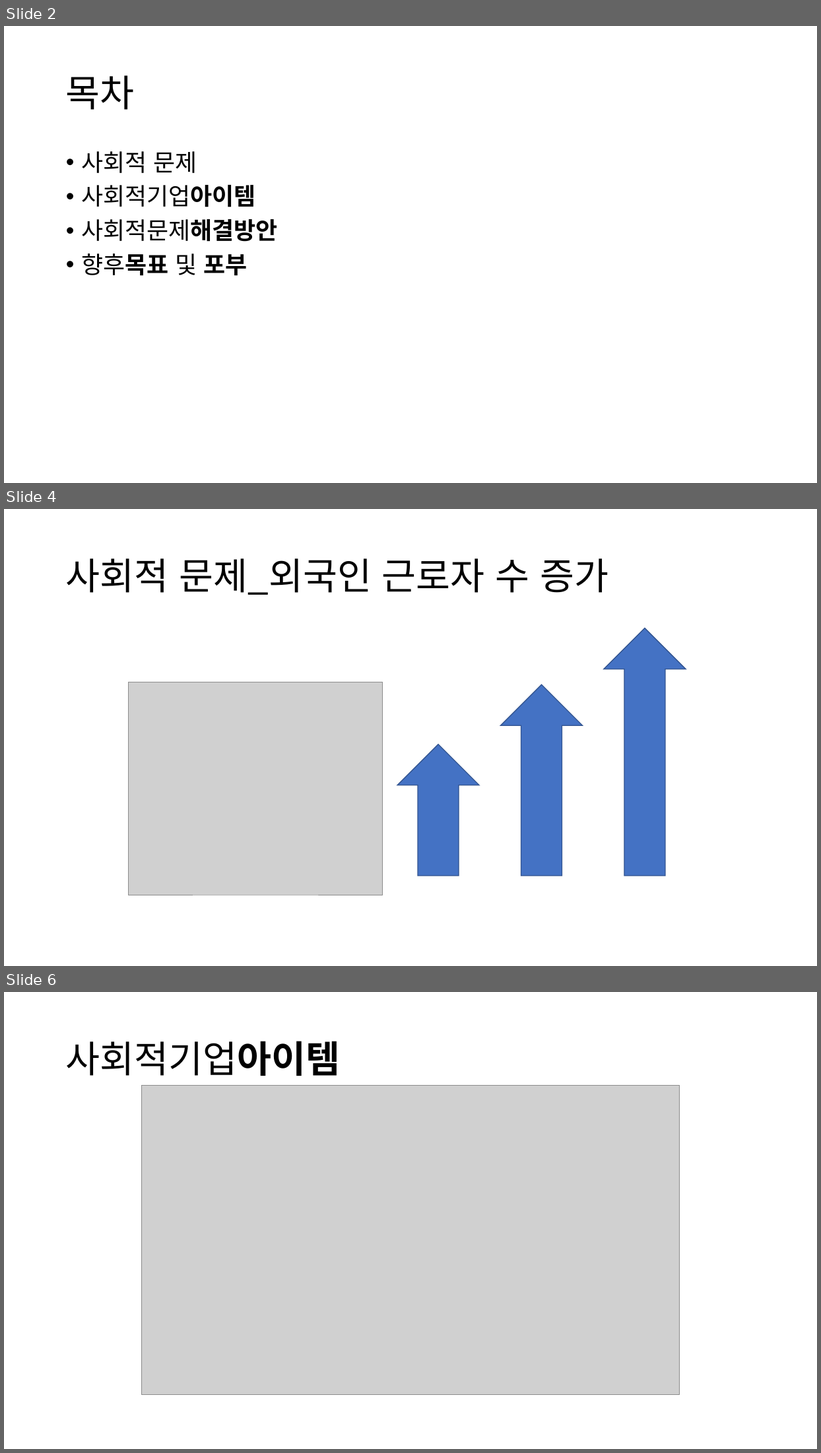
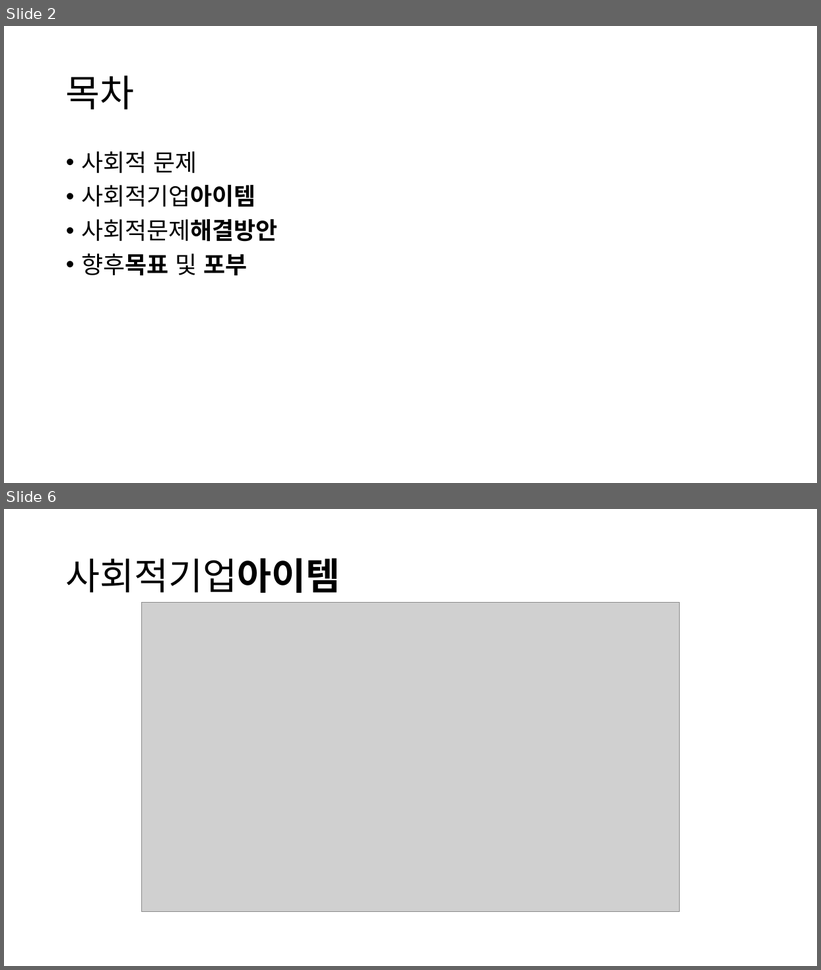
Before and after one commit to ParkBK/BAEUME, a slide deck: 박병근/발표/사회적기업PPT - 복사본.pptx. Shown one above the other, each under a label of ours: slides 2, 4 and 6 before the commit, slides 2 and 6 after it; the slides between them are not shown. The pictures are 821x1453 and 821x970 pixels, drawn with LibreOffice and Linux fonts; fonts in the diff are those of the drawing; grey boxes stand for pictures. Boxes give left, top, right and bottom in pixels: in the first picture for what was removed or moved away, otherwise in the second. Text is boxed around its words. In the diff, an @@ line names an element or a change of style, - is before the commit and + after.

```diff
--- a/박병근/발표/사회적기업PPT - 복사본.pptx
+++ b/박병근/발표/사회적기업PPT - 복사본.pptx
@@ slide 4 removed at (4,509,817,966), background #FFFFFF @@
@@ title removed at (66,559,609,595) @@
-사회적 문제_외국인 근로자 수 증가
@@ up arrow removed at (604,628,686,875) @@
@@ picture removed at (129,682,383,895) @@
@@ up arrow removed at (500,685,582,875) @@
@@ up arrow removed at (397,745,479,876) @@
```
Also in this commit, not shown: 2 slides changed, 4 slides added, 4 other slides removed, 1 other file.
